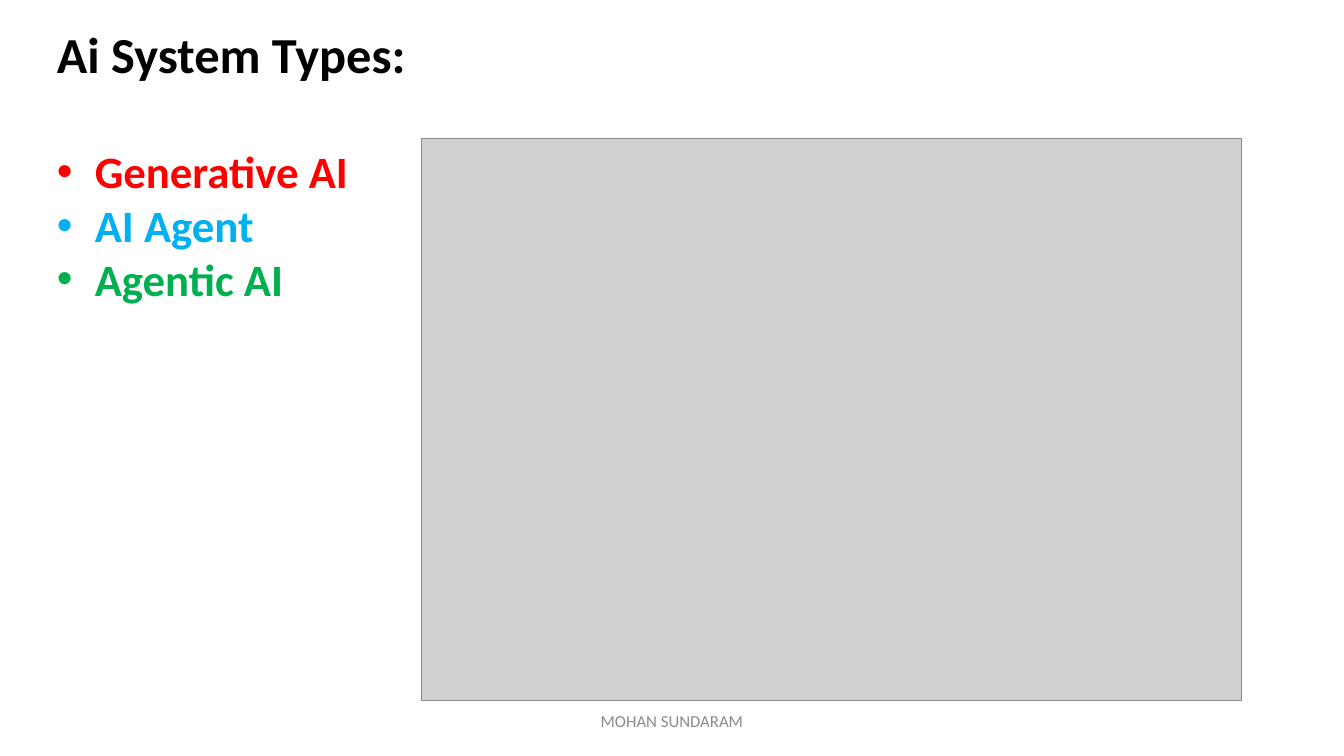
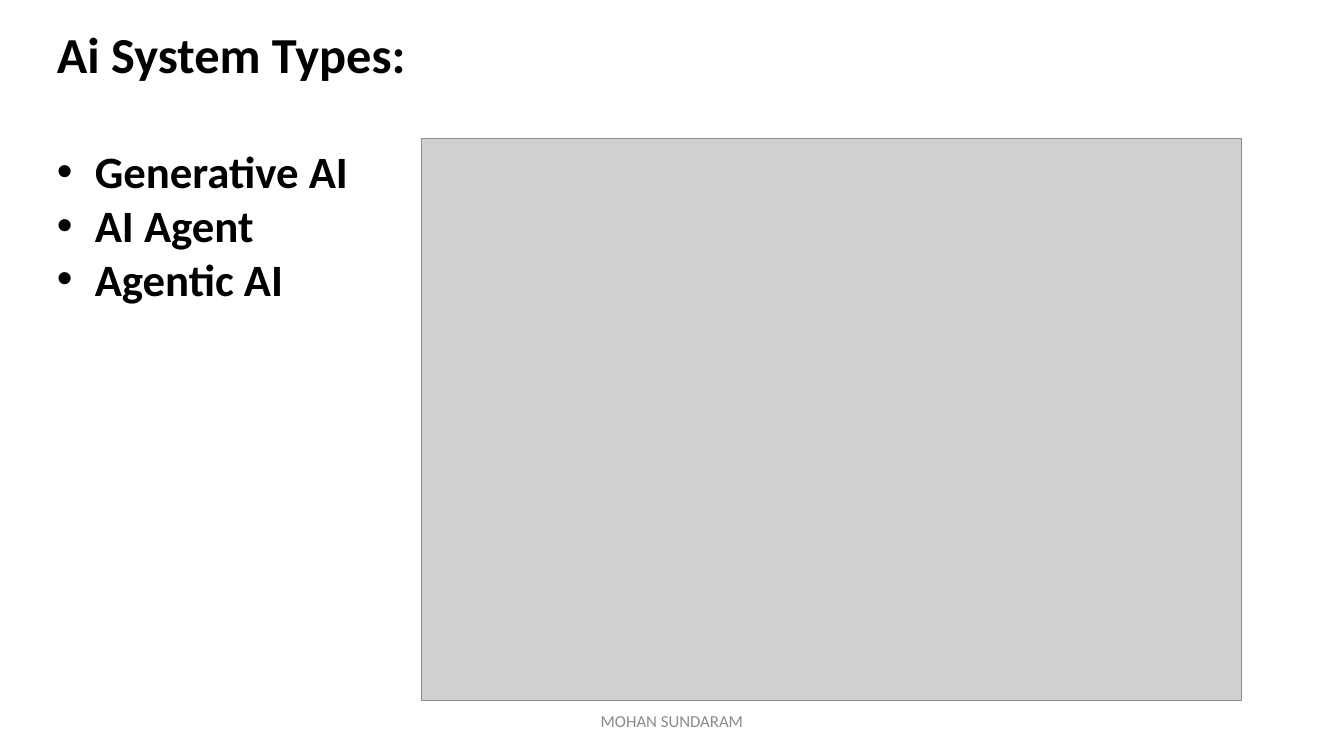
Before and after one commit to mohan4295work/Doc, a slide deck: slide 4 of Artificial Intelligence.pptx (slide 3 before the commit). Drawn at 1344x756 pixels with LibreOffice and Linux fonts; fonts in the diff are those of the drawing; grey boxes stand for pictures. Boxes give left, top, right and bottom in pixels: in the first picture for what was removed or moved away, otherwise in the second. Text is boxed around its words. In the diff, an @@ line names an element or a change of style, - is before the commit and + after.

```diff
--- a/Artificial Intelligence.pptx
+++ b/Artificial Intelligence.pptx
@@ text at (x1=95, y1=156, x2=348, y2=304): text colour #FF0000 to #000000 in "Generative AI"; text colour #00B0F0 to #000000 in "AI Agent"; text colour #00B050 to #000000 in "Agentic AI" @@
```
Also in this commit, not shown: 10 other slides changed, 3 slides added.
